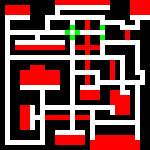
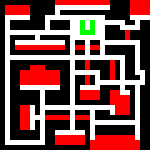
Two versions of the same layered image (150x150). Layer-by-layer changes:
painted on "Background" over [65, 20, 105, 55]
